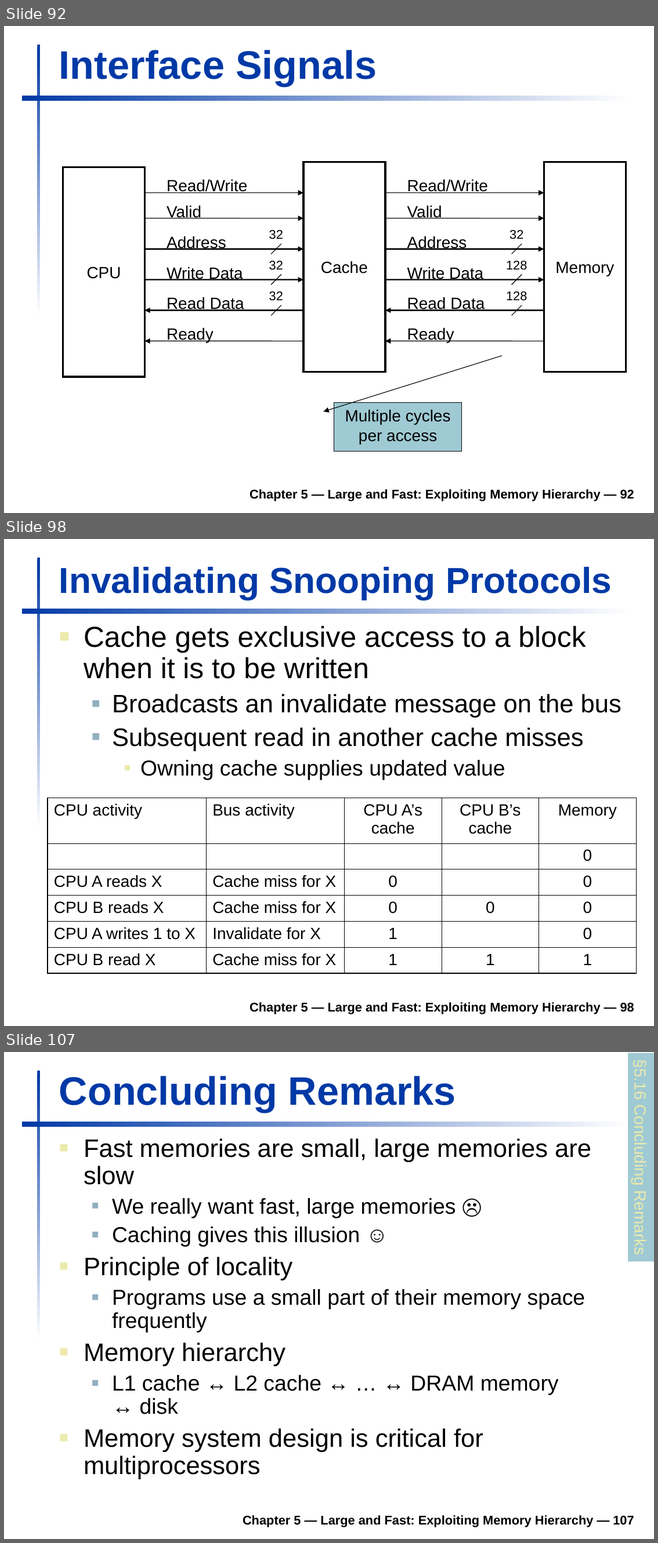
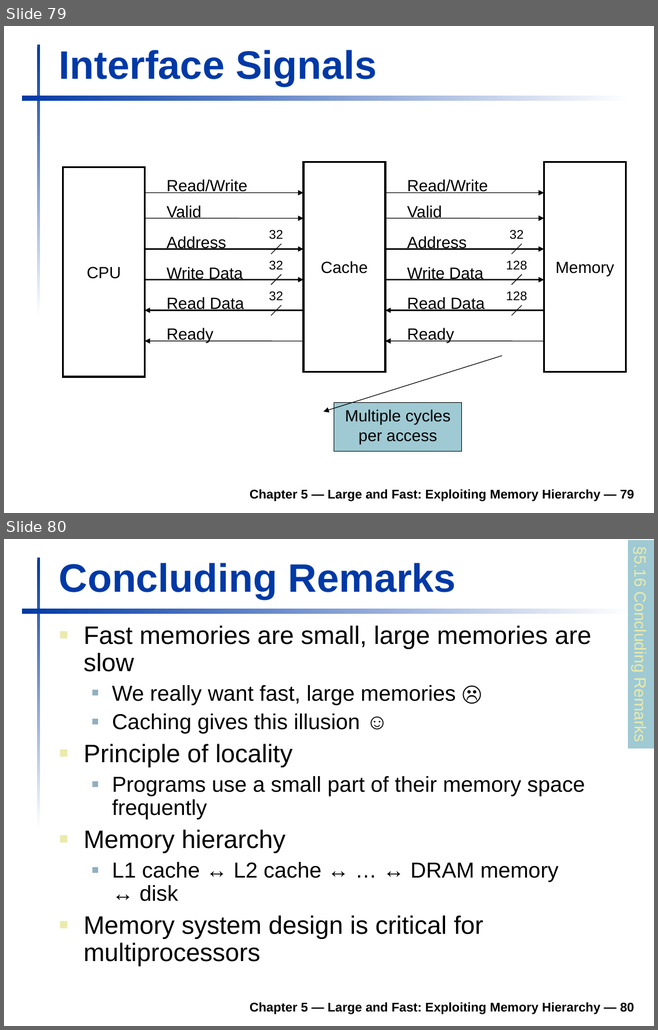
Before and after one commit to TheLethalCode/KGP_Academics, a slide deck: Sem_5/COA/Slides/6_MemoryHieararchy.ppt. Shown one above the other, each under a label of ours: slides 92, 98 and 107 before the commit, slides 79 and 80 after it; the slides between them are not shown. The pictures are 658x1543 and 658x1030 pixels, drawn with LibreOffice and Linux fonts; fonts in the diff are those of the drawing; background and template pictures are left out. Boxes give left, top, right and bottom in pixels: in the first picture for what was removed or moved away, otherwise in the second. Text is boxed around its words. In the diff, an @@ line names an element or a change of style, - is before the commit and + after.

Commit message:
Updated Chapter 6 COA

```diff
--- a/Sem_5/COA/Slides/6_MemoryHieararchy.ppt
+++ b/Sem_5/COA/Slides/6_MemoryHieararchy.ppt
@@ slide 98 removed at [4, 539, 654, 1026], background #FFFFFF; not listed: 2 template elements that a slide beside it also shows @@
@@ title removed at [59, 567, 612, 599] @@
-Invalidating Snooping Protocols
@@ text removed at [83, 626, 621, 780] @@
-■ Cache gets exclusive access to a block when it is to be written
-  ■ Broadcasts an invalidate message on the bus
-  ■ Subsequent read in another cache misses
-    ■ Owning cache supplies updated value
@@ table removed at [48, 798, 637, 973], 6 rows, 5 columns @@
-CPU activity | Bus activity | CPU A’s cache | CPU B’s cache | Memory
- |  |  |  | 0
-CPU A reads X | Cache miss for X | 0 |  | 0
-CPU B reads X | Cache miss for X | 0 | 0 | 0
-CPU A writes 1 to X | Invalidate for X | 1 |  | 0
-CPU B read X | Cache miss for X | 1 | 1 | 1
@@ text removed at [249, 1002, 634, 1015] @@
-Chapter 5 — Large and Fast: Exploiting Memory Hierarchy — 98
@@ what was slide 92 is now slide 79 @@
@@ text at [249, 489, 634, 502]: text changed @@
-Chapter 5 — Large and Fast: Exploiting Memory Hierarchy — 92
+Chapter 5 — Large and Fast: Exploiting Memory Hierarchy — 79
@@ what was slide 107 is now slide 80 @@
@@ text at [249, 1002, 634, 1015]: text changed @@
-Chapter 5 — Large and Fast: Exploiting Memory Hierarchy — 107
+Chapter 5 — Large and Fast: Exploiting Memory Hierarchy — 80
```
Also in this commit, not shown: 10 slides changed, 3 slides added, 29 other slides removed.
